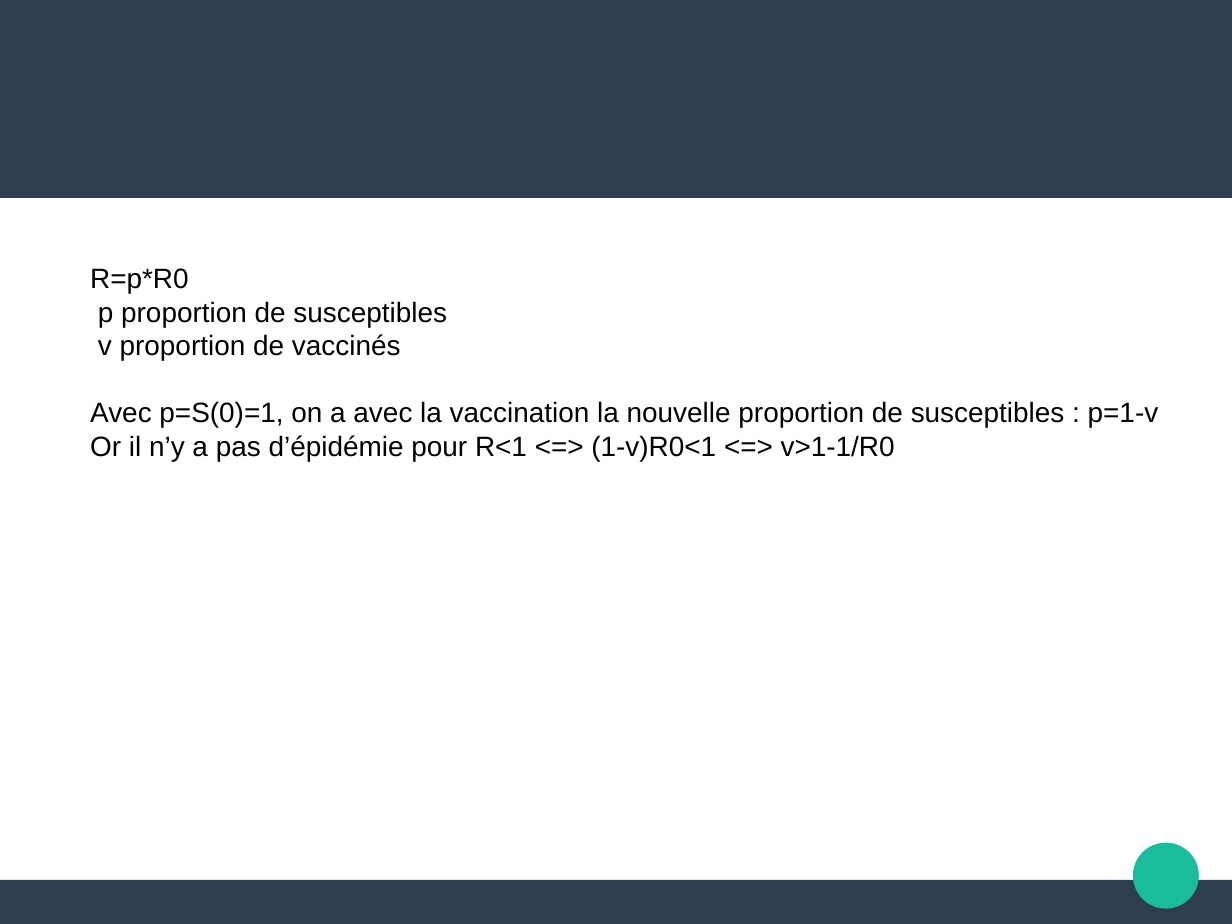
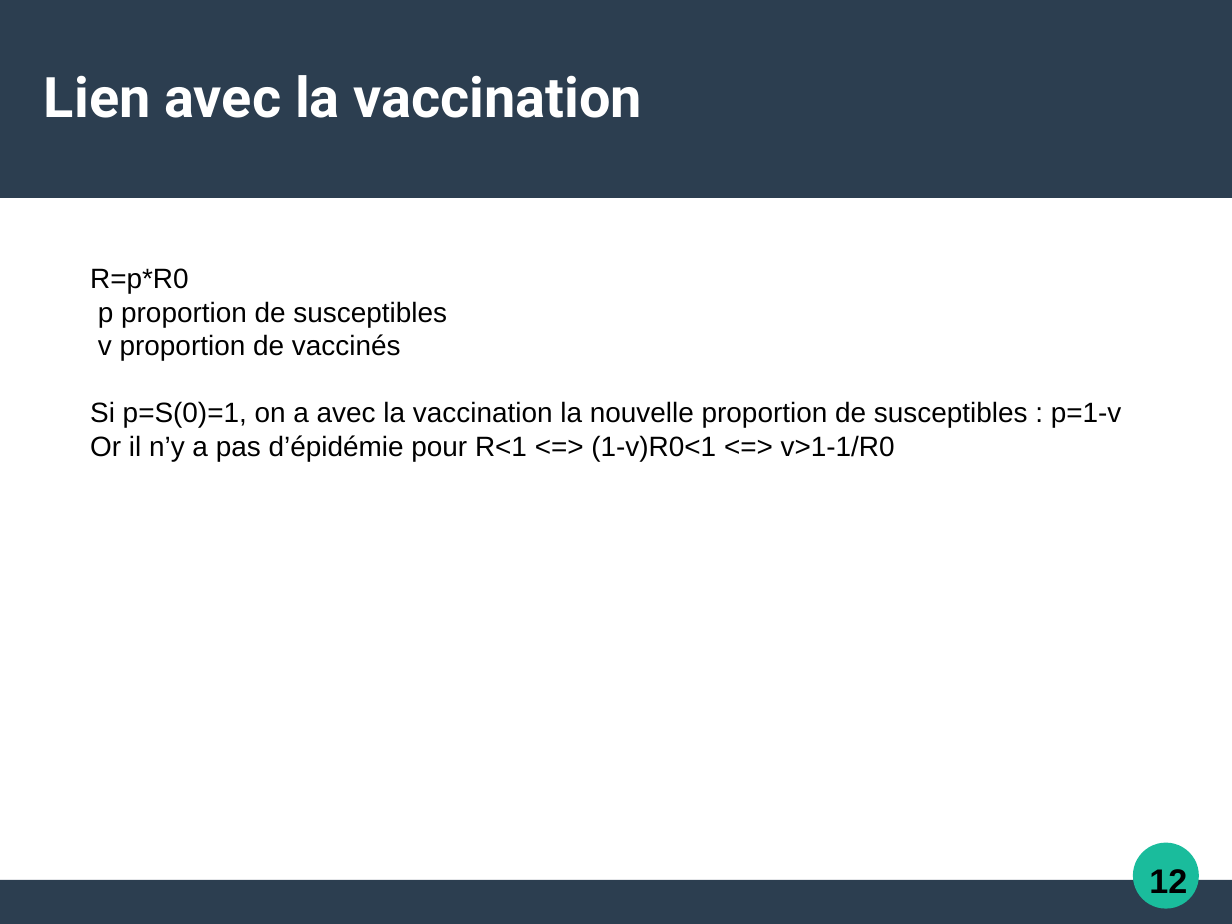
Before and after one commit to Alexia57/TIPE-2021-MP, a slide deck: slide 15 of Tipe_presentation.odp (slide 14 before the commit). Drawn at 1232x924 pixels with LibreOffice and Linux fonts; fonts in the diff are those of the drawing. Boxes give left, top, right and bottom in pixels: in the first picture for what was removed or moved away, otherwise in the second. Text is boxed around its words. In the diff, an @@ line names an element or a change of style, - is before the commit and + after.

```diff
--- a/Tipe_presentation.odp
+++ b/Tipe_presentation.odp
@@ title added at bbox=[44, 75, 643, 118], 36 pt, text #FFFFFF, bold @@
+Lien avec la vaccination
@@ text at bbox=[90, 401, 1122, 427]: text changed @@
-Avec p=S(0)=1, on a avec la vaccination la nouvelle proportion de susceptibles : p=1-v
+Si p=S(0)=1, on a avec la vaccination la nouvelle proportion de susceptibles : p=1-v
@@ text added at bbox=[1149, 869, 1187, 893], 22 pt, text #000000, bold @@
+12
```
Also in this commit, not shown: 8 other slides changed, 5 slides added, 6 slides removed, 13 other files.
